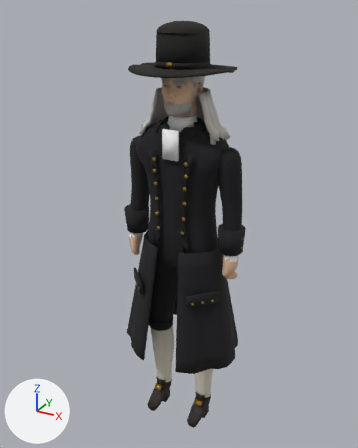
Before and after pictures for a commit that changed the glTF model reckoning/models/magistrate.glb.
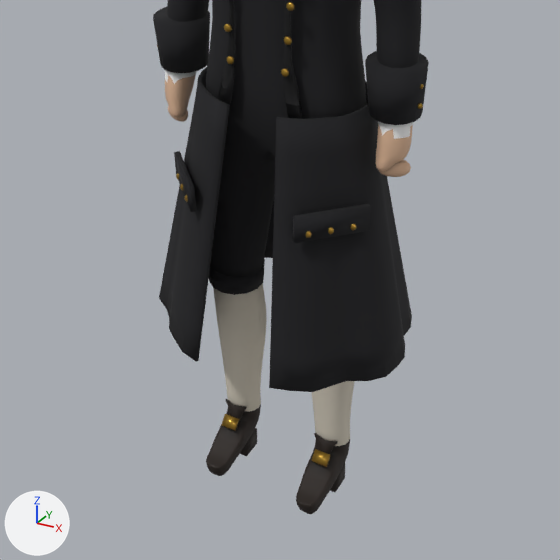
Each version is shown whole from a 50 mm lens placed at (0.953, -1.764, 1.921), pointed at (-0.035, 0.032, 1.023), then close up on the part from 16% to 85% of the width and 45% to 100% of the height. Lighting does not change. The marker at lower left points along +X, +Y and +Z. The older version's two pictures come first. Vertices at exactly the same position are counted once.

Script lines for the objects in view, before the commit:
```python
me_magistrate_body = bpy.data.meshes.new('magistrate_body')
me_magistrate_body.from_pydata(...)  # 3394 vertices, 6768 faces; spans x -0.27..0.27, y -0.13..0.1, z 0.01..1.53
# faces by material slot: [1208, 2384, 744, 1316, 1036, 80]
me_magistrate_body.materials.append(mat_magistrate_skin)
me_magistrate_body.materials.append(mat_magistrate_coat)
me_magistrate_body.materials.append(mat_magistrate_legs)
me_magistrate_body.materials.append(mat_magistrate_stockings)
me_magistrate_body.materials.append(mat_magistrate_leather)
me_magistrate_body.materials.append(mat_magistrate_linen)
me_magistrate_coat = bpy.data.meshes.new('magistrate_coat')
me_magistrate_coat.from_pydata(...)  # 974 vertices, 1912 faces; spans x -0.293..0.293, y -0.221..0.237, z 0.42..1.505
me_magistrate_coat.materials.append(mat_magistrate_coat)
me_magistrate_legs = bpy.data.meshes.new('magistrate_legs')
me_magistrate_legs.from_pydata(...)  # a 14-sided cut cone along z (radius 0.06 at the low end, 0.062 at the high end) spanning x -0.17..-0.05, y -0.077..0.047, z 0.49..0.53; a 14-sided cut cone along z (radius 0.06 at the low end, 0.062 at the high end) spanning x 0.05..0.17, y -0.077..0.047, z 0.49..0.53
me_magistrate_legs.materials.append(mat_magistrate_legs)
ob_magistrate_body = bpy.data.objects.new('magistrate_body', me_magistrate_body)
ob_magistrate_body.location = (0.0, 0.0, 0.0)
ob_magistrate_coat = bpy.data.objects.new('magistrate_coat', me_magistrate_coat)
ob_magistrate_coat.location = (0.0, 0.0, 0.0)
ob_magistrate_legs = bpy.data.objects.new('magistrate_legs', me_magistrate_legs)
ob_magistrate_legs.location = (0.0, 0.0, 0.0)
# also in view: 'magistrate_metal' at (0.0, -0.084, 0.916); 'magistrate_leather' at (0.0, 0.0, 0.869)
```
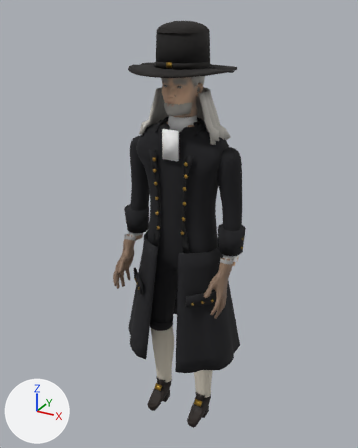
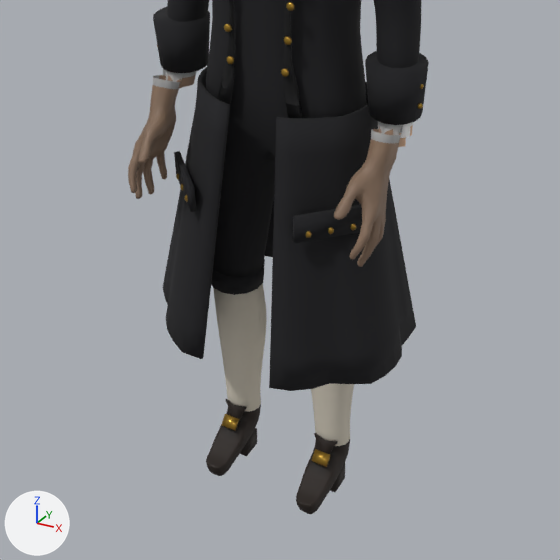
Pixel boxes (x1, y1, x2, y2) of what changed, in the close-ups (560 x 560 px; the box of a moved part takes in the faces that stretch with it):
'magistrate_coat', reshaped: before (153, 0, 429, 392); after (153, 0, 429, 391)
'magistrate_body', reshaped: before (165, 0, 421, 514); after (128, 0, 421, 514)
part 1 of me_magistrate_body, deleted: before (168, 106, 188, 122)
part 2 of me_magistrate_body, deleted: before (378, 159, 411, 177)
part 3 of me_magistrate_body, built on: before (375, 135, 412, 171); after (334, 121, 403, 267)
part 4 of me_magistrate_body, built on: before (165, 70, 194, 118); after (128, 69, 184, 199)
part 5 of me_magistrate_body, edited (looks the same): (168, 71, 410, 322) in both
part 6 of me_magistrate_coat, moved or reshaped: before (159, 85, 412, 392); after (163, 85, 416, 391)

The change, as a diff of the scene's bpy script:
```diff
--- a/reckoning/models/magistrate.glb.py
+++ b/reckoning/models/magistrate.glb.py
@@ me_magistrate_body @@
 # used by ob_magistrate_body; location = (0.0, 0.0, 0.0)
-me_magistrate_body.from_pydata(...)  # 3394 vertices, 6768 faces; spans x -0.27..0.27, y -0.13..0.1, z 0.01..1.53
+me_magistrate_body.from_pydata(...)  # 4466 vertices, 8832 faces; spans x -0.27..0.27, y -0.2..0.1, z 0.01..1.53
+# me_magistrate_body part 1: the loose piece of 98 vertices spanning x -0.27..-0.22, y -0.04..0.0, z 0.84..0.88 is deleted
+# me_magistrate_body part 2: the loose piece of 98 vertices spanning x 0.22..0.27, y -0.04..0.0, z 0.84..0.88 is deleted
+# me_magistrate_body part 3: 4 vertices moved from x 0.22..0.26, y -0.05..-0.04, z 0.87..0.9 to x 0.22..0.25, y -0.06..-0.04, z 0.87..0.92; 125 vertices removed from x 0.21..0.27, y -0.05..0.01, z 0.86..0.92; 759 vertices added at x 0.2..0.27, y -0.2..-0.02, z 0.72..0.97
+# me_magistrate_body part 4: 1 vertex moved within x -0.26, y -0.03, z 0.96; 128 vertices removed from x -0.27..-0.21, y -0.05..0.01, z 0.86..0.92; 762 vertices added at x -0.27..-0.2, y -0.2..-0.02, z 0.72..0.97
+# me_magistrate_body part 5: 381 kept faces spanning x -0.27..0.27, y -0.09..0.09, z 0.36..1.05 get new vertex colours
 me_magistrate_body.materials.append(mat_magistrate_skin)
@@ me_magistrate_coat @@
 # used by ob_magistrate_coat; location = (0.0, 0.0, 0.0)
-me_magistrate_coat.from_pydata(...)  # 974 vertices, 1912 faces; spans x -0.293..0.293, y -0.221..0.237, z 0.42..1.505
+me_magistrate_coat.from_pydata(...)  # 974 vertices, 1912 faces; spans x -0.293..0.293, y -0.218..0.233, z 0.42..1.505
+# me_magistrate_coat part 6: 571 of 974 vertices moved; they spanned x -0.286..0.282, y -0.221..0.237, z 0.42..0.971 and now span x -0.288..0.277, y -0.209..0.233, z 0.42..0.971; mean shift (0.0, 0.0, 0.0); largest move (-0.273, -0.078, 0.421) -> (-0.26, -0.074, 0.421)
 me_magistrate_coat.materials.append(mat_magistrate_coat)
```
